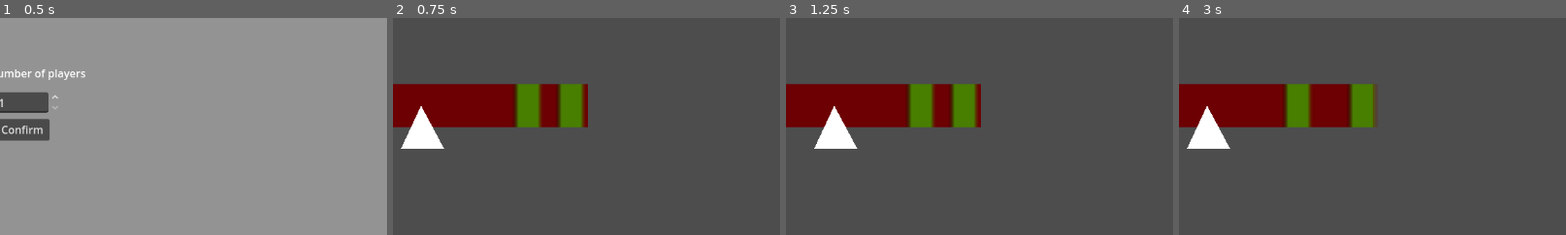
Above: before the commit, frames 1-4 (left to right).
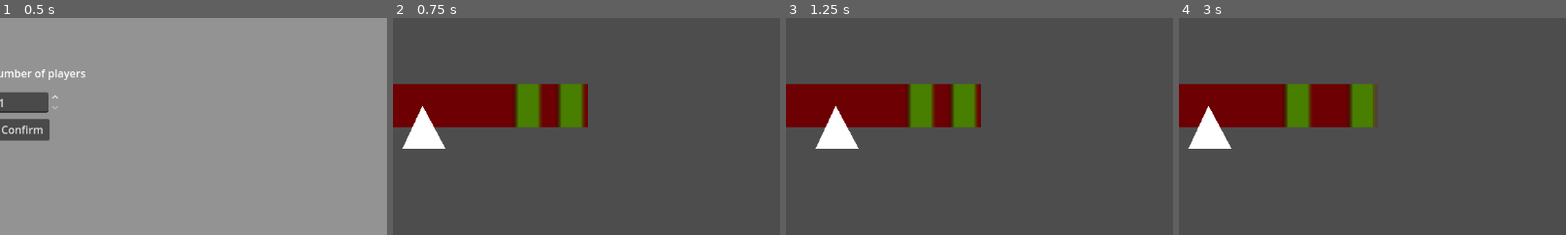
Above: after the commit, the same moments.

Repository: V3AI-Seven/English-Game
Game: Godot game, scene res://mainMenu.tscn
Two runs of this game, one before a commit and one after it. Both use one fixed random seed, a clock stepped at 60 frames per second and the inputs below.
Inputs:
- Up to frame 1 (0.5 s): no input
- Up to frame 2 (0.75 s): click "Confirm" at 0.5 s
- Up to frame 3 (1.25 s): no input
- Up to frame 4 (3 s): hold Space 1.28-2 s; click "New Game" at 2 s; click "Confirm" at 2.75 s
The pictures show only the part of the screen within x 47-97%, y 30-80%; the shares and areas given below are measured in that part.

Frame 1 is identical in both runs. In frame 2, 0.2% of the frame differs, in the area x 2-14%, y 40-61%; in frame 3, 0.2%; in frame 4, 0.2%.

Commit message:
minor texture edit

Diff:
--- a/game.tscn
+++ b/game.tscn
@@ -68,6 +68,7 @@
 position = Vector2(0, 32)
 scale = Vector2(0.0106667, 0.0106667)
 texture = ExtResource("3_7jktm")
+offset = Vector2(200, 0)
 
 [node name="Camera2D" type="Camera2D" parent="."]
 
--- a/pickPocketSelector.gd
+++ b/pickPocketSelector.gd
@@ -59,7 +59,7 @@
 				if currentPlayer != players:
 					currentPlayer += 1
 					print("New player is: " +str(currentPlayer))
-				elif currentPlayer == players: #end game logic
+				elif currentPlayer == players:
 					get_tree().change_scene_to_file("res://finishScreen.tscn")
 				failSig.emit()
 				successPos.clear()
